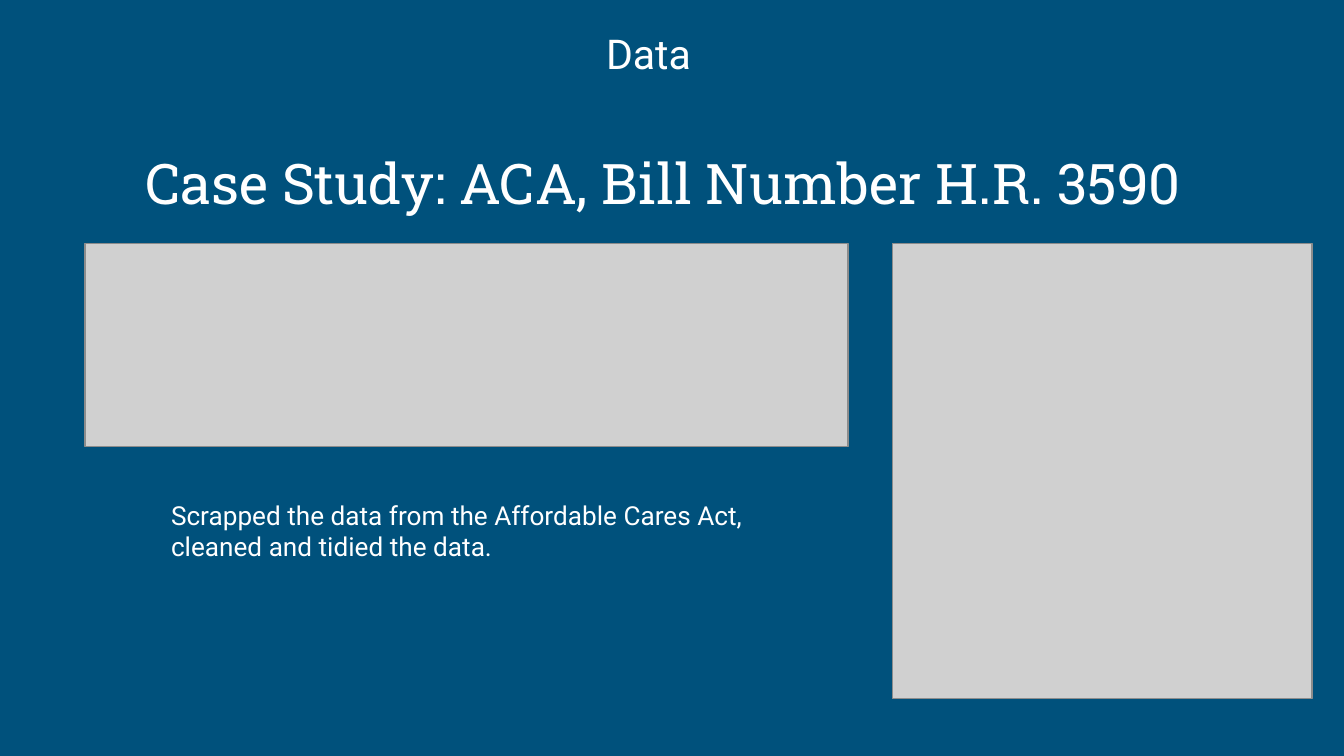
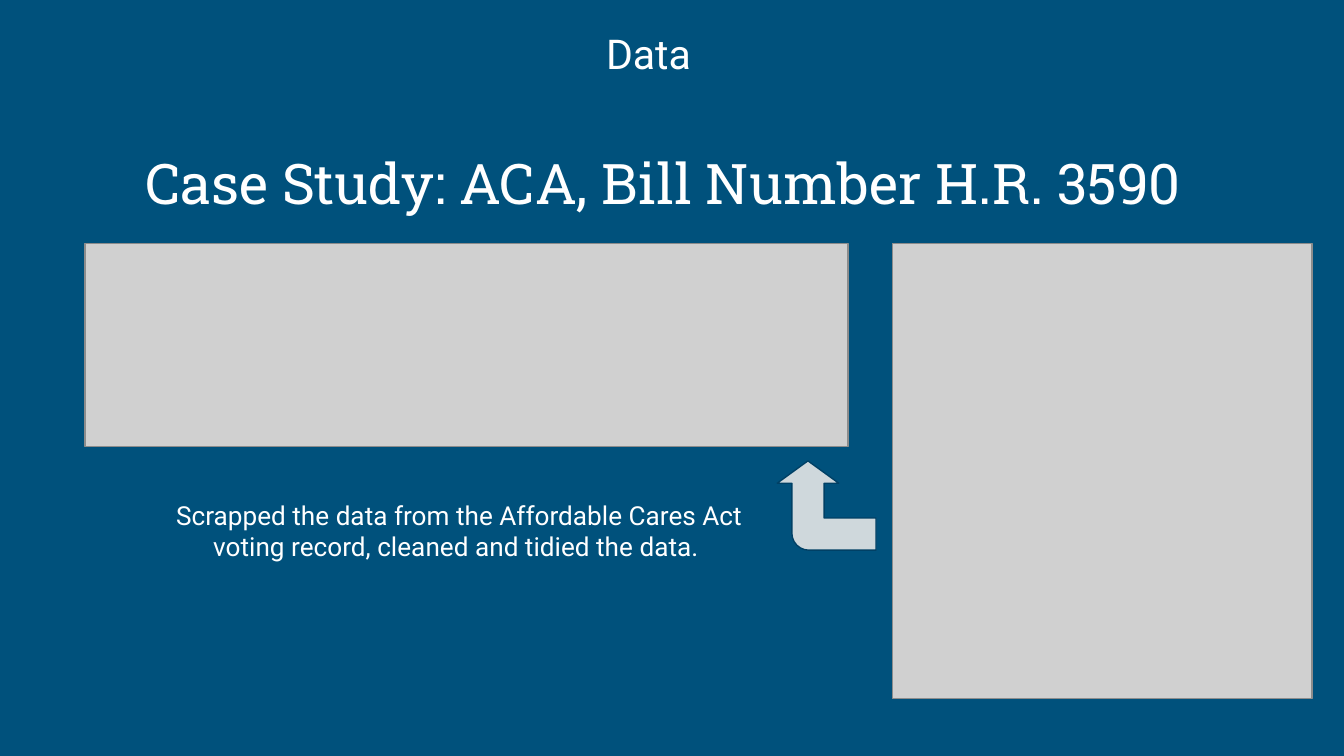
Before and after one commit to Foxxenn/Analysis_of_Congress_Healthcare, a slide deck: slide 6 of Analysis of Healthcare and Congress.pptx. Drawn at 1344x756 pixels with LibreOffice and Linux fonts; fonts in the diff are those of the drawing; grey boxes stand for pictures. Boxes give left, top, right and bottom in pixels: in the first picture for what was removed or moved away, otherwise in the second. Text is boxed around its words. In the diff, an @@ line names an element or a change of style, - is before the commit and + after.

```diff
--- a/Analysis of Healthcare and Congress.pptx
+++ b/Analysis of Healthcare and Congress.pptx
@@ bent arrow added at bbox=[777, 461, 876, 550], fill #CFD8DC, outline #004065 0.75 pt @@
@@ text at bbox=[176, 505, 741, 562]: text changed @@
-Scrapped the data from the Affordable Cares Act, cleaned and tidied the data.
+Scrapped the data from the Affordable Cares Act voting record, cleaned and tidied the data.
```
Also in this commit, not shown: 11 other slides changed, 1 slide added.
